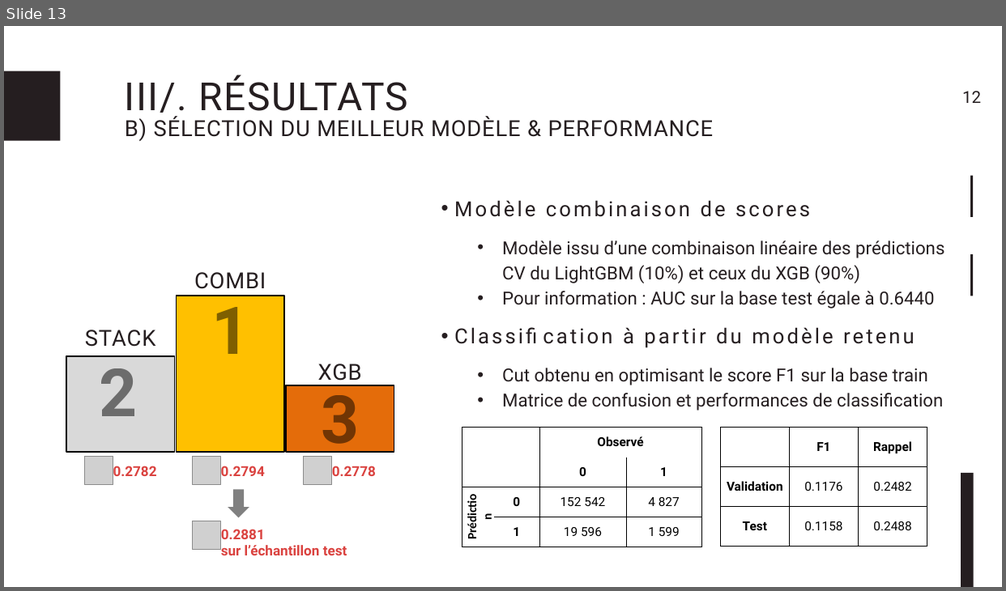
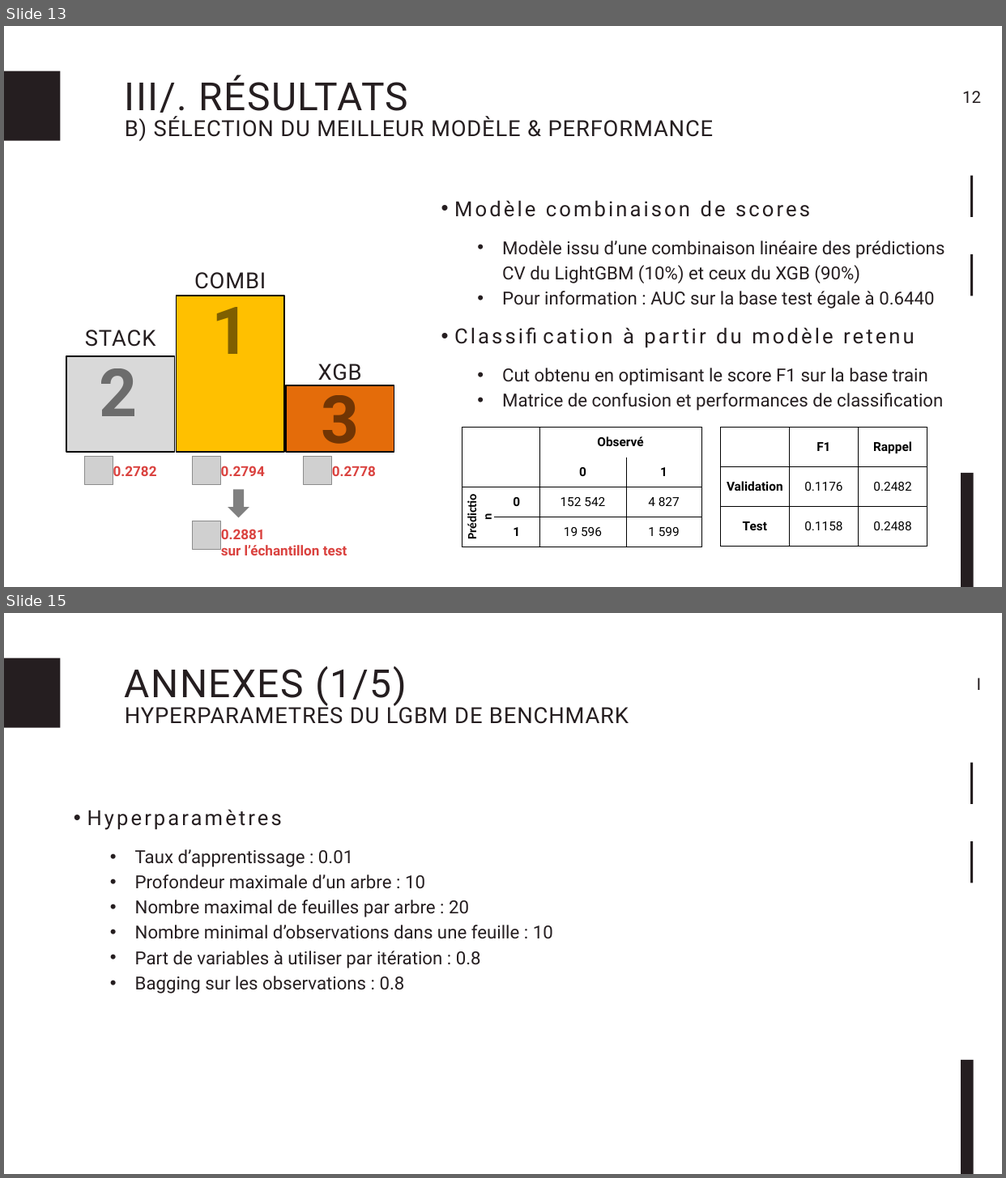
Before and after one commit to Psqrt/projet_ml, a slide deck: presentation/projet_ml.pptx. Shown one above the other, each under a label of ours: slide 13 before the commit, slides 13 and 15 after it; the slides between them are not shown. The pictures are 1006x591 and 1006x1178 pixels, drawn with LibreOffice and Linux fonts; fonts in the diff are those of the drawing; grey boxes stand for pictures. Boxes give left, top, right and bottom in pixels: in the first picture for what was removed or moved away, otherwise in the second. Text is boxed around its words. In the diff, an @@ line names an element or a change of style, - is before the commit and + after.

Commit message:
ppt (annexes) + article v2.01

```diff
--- a/presentation/projet_ml.pptx
+++ b/presentation/projet_ml.pptx
@@ slide 15 added at [4, 613, 1002, 1174], background #FFFFFF @@
@@ rectangle added at [4, 658, 60, 728], fill #251E20 @@
@@ text added at [125, 666, 407, 706], 56 pt, text #251E20 @@
+ANNEXES (1/5)
@@ text added at [977, 678, 982, 690], 24 pt, text #251E20 @@
+I
@@ text added at [125, 703, 629, 724], 32 pt, text #251E20 @@
+HYPERPARAMETRES DU LGBM DE BENCHMARK
@@ rectangle added at [970, 763, 973, 804], fill #251E20 @@
@@ text added at [60, 801, 829, 828], 30 pt, text #251E20 @@
+  • Hyperparamètres
@@ text added at [135, 850, 553, 994], 26 pt, text #251E20 @@
+    • Taux d’apprentissage : 0.01
+    • Profondeur maximale d’un arbre : 10
+    • Nombre maximal de feuilles par arbre : 20
+    • Nombre minimal d’observations dans une feuille : 10
+    • Part de variables à utiliser par itération : 0.8
+    • Bagging sur les observations : 0.8
@@ rectangle added at [970, 841, 973, 883], fill #251E20 @@
@@ rectangle added at [961, 1060, 973, 1174], fill #251E20 @@
```
Also in this commit, not shown: 6 slides changed, 5 other slides added, 16 other files.
